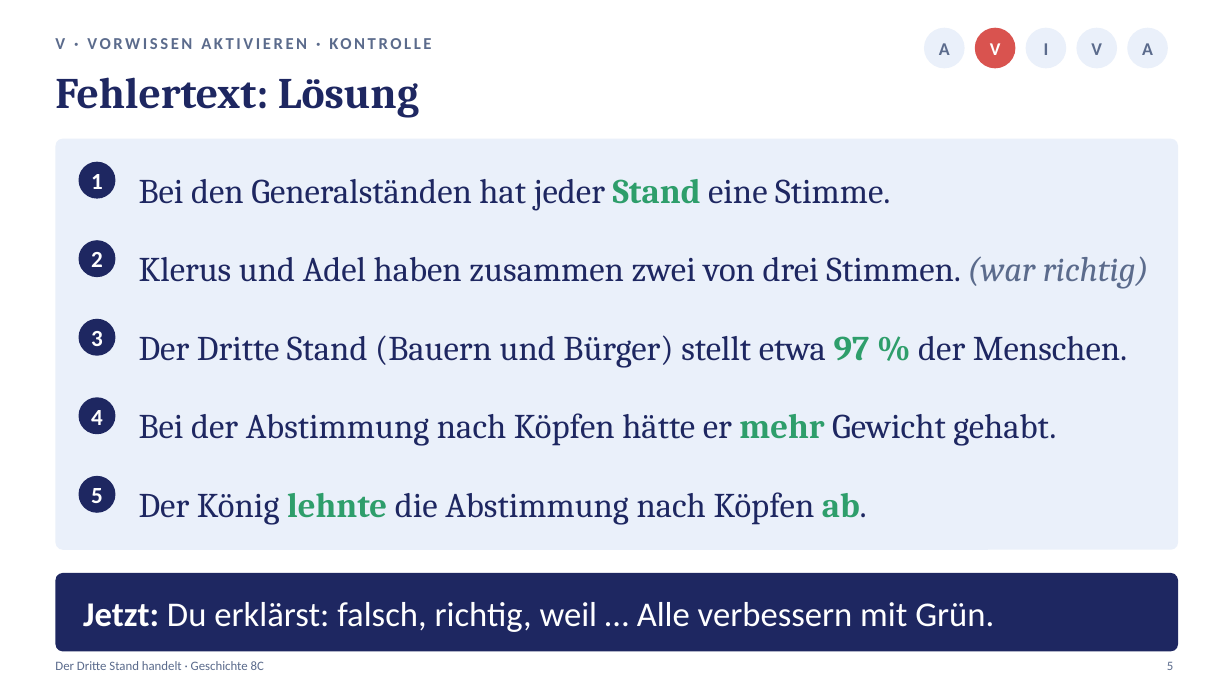
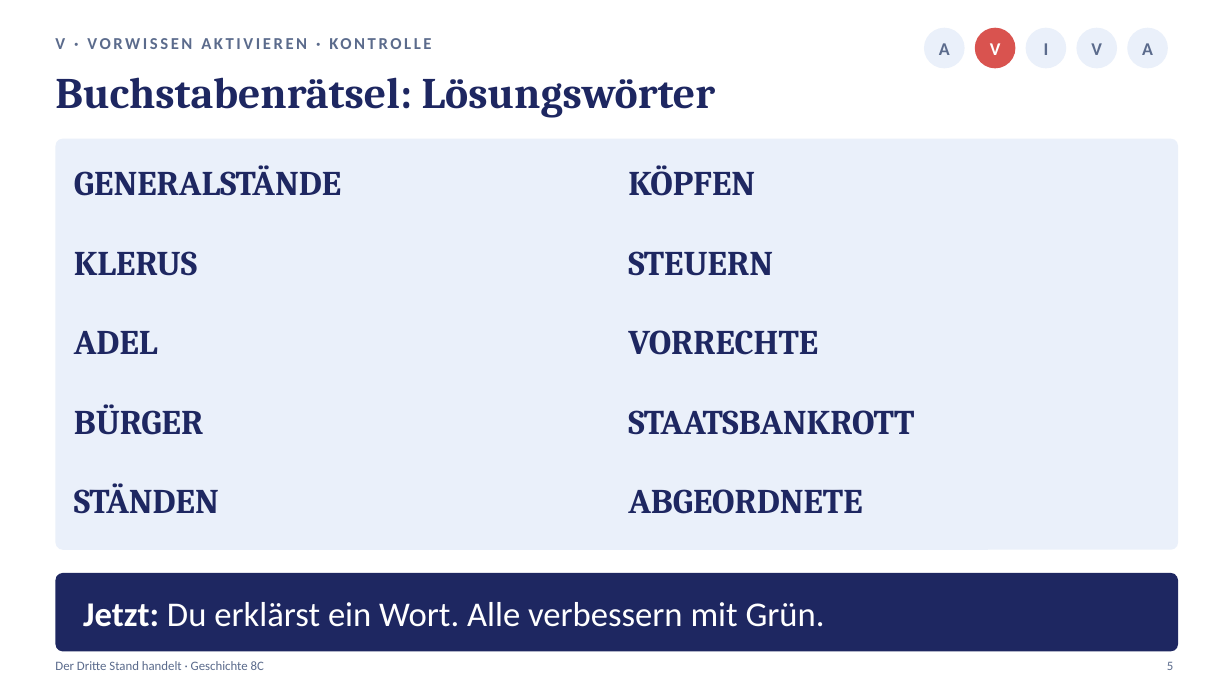
Before and after one commit to golzkonstantin-gif/Schule, a slide deck: slide 5 of Geschichte_8/Stunde2_Nationalversammlung/Praesentation_Stunde2_Nationalversammlung.pptx. Drawn at 1232x693 pixels with LibreOffice and Linux fonts; fonts in the diff are those of the drawing. Boxes give left, top, right and bottom in pixels: in the first picture for what was removed or moved away, otherwise in the second. Text is boxed around its words. In the diff, an @@ line names an element or a change of style, - is before the commit and + after.

```diff
--- a/Geschichte_8/Stunde2_Nationalversammlung/Praesentation_Stunde2_Nationalversammlung.pptx
+++ b/Geschichte_8/Stunde2_Nationalversammlung/Praesentation_Stunde2_Nationalversammlung.pptx
@@ text at [55, 77, 715, 118]: text changed @@
-Fehlertext: Lösung
+Buchstabenrätsel: Lösungswörter
@@ text added at [74, 165, 341, 196], 27 pt, text #1E2761, bold @@
+GENERALSTÄNDE
@@ ellipse removed at [79, 162, 116, 199] @@
@@ text removed at [91, 174, 103, 189] @@
-1
@@ text removed at [139, 179, 890, 211] @@
-Bei den Generalständen hat jeder Stand eine Stimme.
@@ text added at [628, 165, 755, 196], 27 pt, text #1E2761, bold @@
+KÖPFEN
@@ text added at [74, 251, 197, 276], 27 pt, text #1E2761, bold @@
+KLERUS
@@ ellipse removed at [79, 240, 116, 277] @@
@@ text removed at [91, 252, 103, 267] @@
-2
@@ text removed at [139, 256, 1149, 289] @@
-Klerus und Adel haben zusammen zwei von drei Stimmen. (war richtig)
@@ text added at [628, 251, 773, 276], 27 pt, text #1E2761, bold @@
+STEUERN
@@ ellipse removed at [79, 319, 116, 356] @@
@@ text added at [74, 331, 158, 354], 27 pt, text #1E2761, bold @@
+ADEL
@@ text removed at [91, 331, 103, 346] @@
-3
@@ text removed at [139, 335, 1128, 368] @@
-Der Dritte Stand (Bauern und Bürger) stellt etwa 97 % der Menschen.
@@ text added at [628, 330, 818, 355], 27 pt, text #1E2761, bold @@
+VORRECHTE
@@ text added at [74, 404, 203, 435], 27 pt, text #1E2761, bold @@
+BÜRGER
@@ ellipse removed at [79, 397, 116, 434] @@
@@ text removed at [91, 410, 103, 425] @@
-4
@@ text removed at [139, 413, 1056, 446] @@
-Bei der Abstimmung nach Köpfen hätte er mehr Gewicht gehabt.
@@ text added at [628, 410, 914, 435], 27 pt, text #1E2761, bold @@
+STAATSBANKROTT
@@ ellipse removed at [79, 476, 116, 513] @@
@@ text added at [74, 483, 219, 514], 27 pt, text #1E2761, bold @@
+STÄNDEN
@@ text removed at [91, 488, 103, 503] @@
-5
@@ text removed at [139, 492, 867, 525] @@
-Der König lehnte die Abstimmung nach Köpfen ab.
@@ text added at [628, 489, 862, 514], 27 pt, text #1E2761, bold @@
+ABGEORDNETE
@@ text at [83, 602, 825, 627]: text changed @@
-Jetzt: Du erklärst: falsch, richtig, weil … Alle verbessern mit Grün.
+Jetzt: Du erklärst ein Wort. Alle verbessern mit Grün.
```
Also in this commit, not shown: 1 other slide changed, 12 other files.
